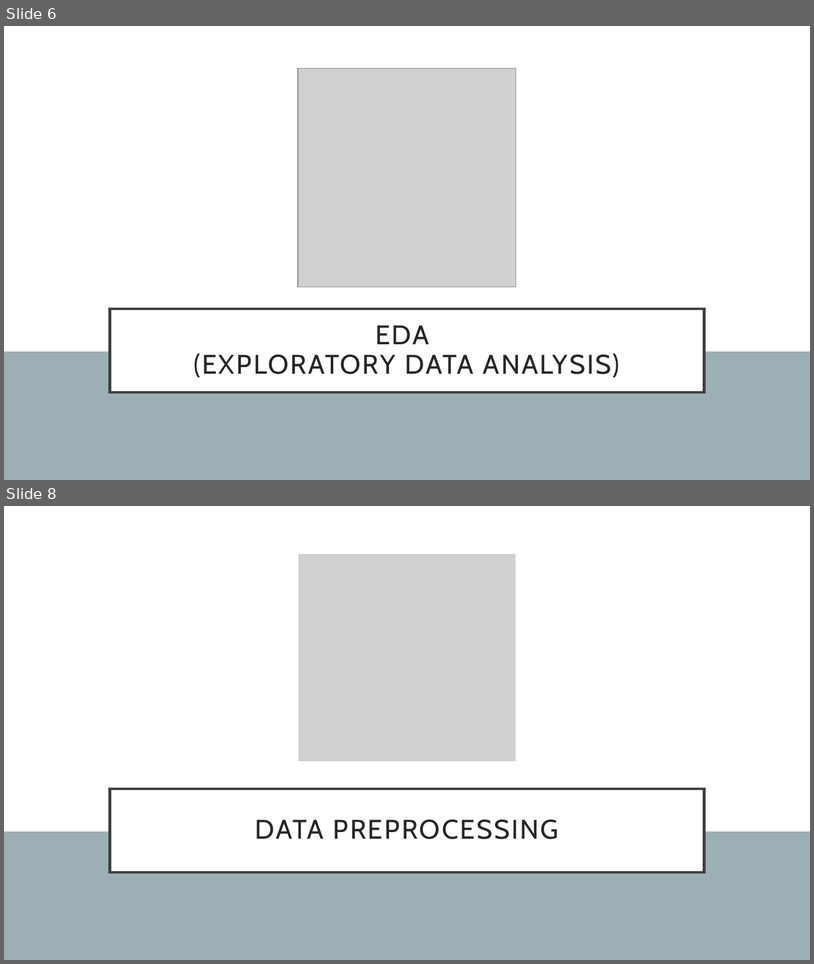
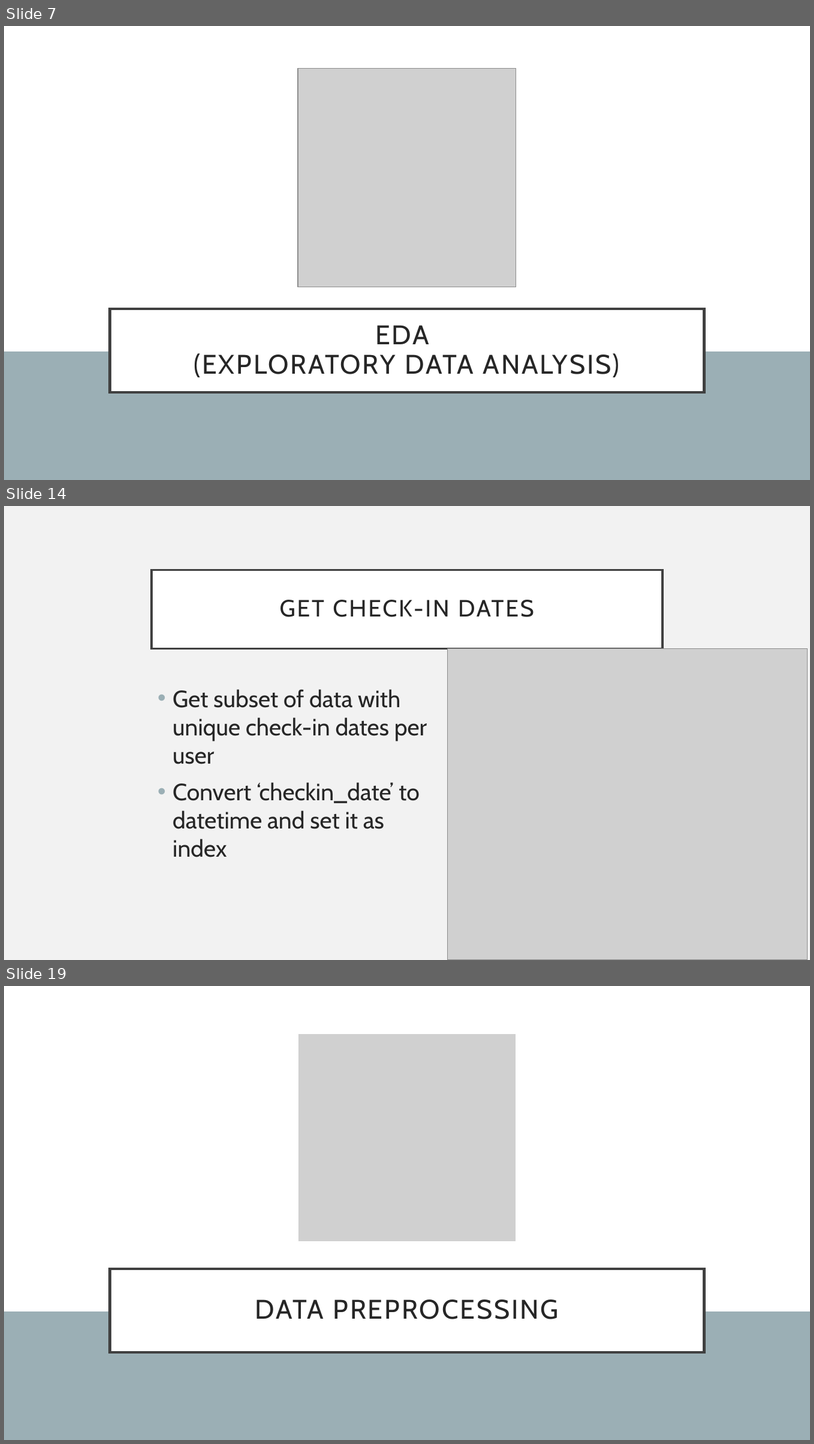
Before and after one commit to chelseanbr/aih-eda-modeling, a slide deck: aih-sl-tutorial.pptx. Shown one above the other, each under a label of ours: slides 6 and 8 before the commit, slides 7, 14 and 19 after it; the slides between them are not shown. The pictures are 814x964 and 814x1444 pixels, drawn with LibreOffice and Linux fonts; fonts in the diff are those of the drawing; grey boxes stand for pictures. Boxes give left, top, right and bottom in pixels: in the first picture for what was removed or moved away, otherwise in the second. Text is boxed around its words. In the diff, an @@ line names an element or a change of style, - is before the commit and + after.

```diff
--- a/aih-sl-tutorial.pptx
+++ b/aih-sl-tutorial.pptx
@@ slide 14 added at (x1=4, y1=506, x2=810, y2=960), background #F2F2F2 @@
@@ title added at (x1=152, y1=570, x2=663, y2=648), fill #FFFFFF, outline #404040 2.5 pt, 28 pt, text #262626 @@
+GET CHECK-IN DATES
@@ picture added at (x1=448, y1=648, x2=809, y2=959) @@
@@ text added at (x1=173, y1=689, x2=427, y2=857), 28 pt, text #262626 @@
+• Get subset of data with unique check-in dates per user
+• Convert ‘checkin_date’ to datetime and set it as index
@@ what was slide 6 is now slide 7 @@
@@ what was slide 8 is now slide 19 @@
```
Also in this commit, not shown: 2 slides changed, 11 other slides added, 1 slide removed, 1 other file.
